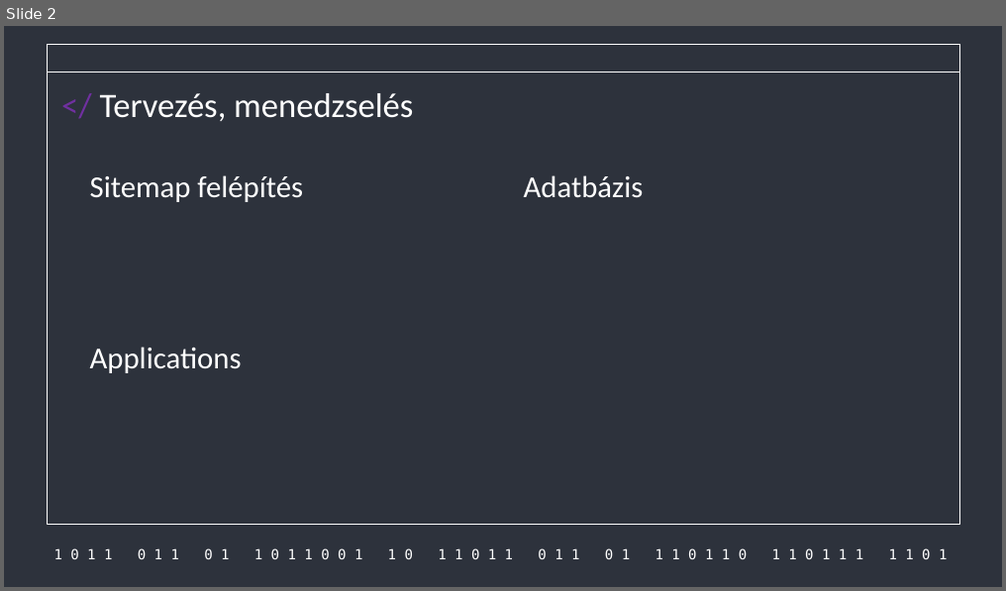
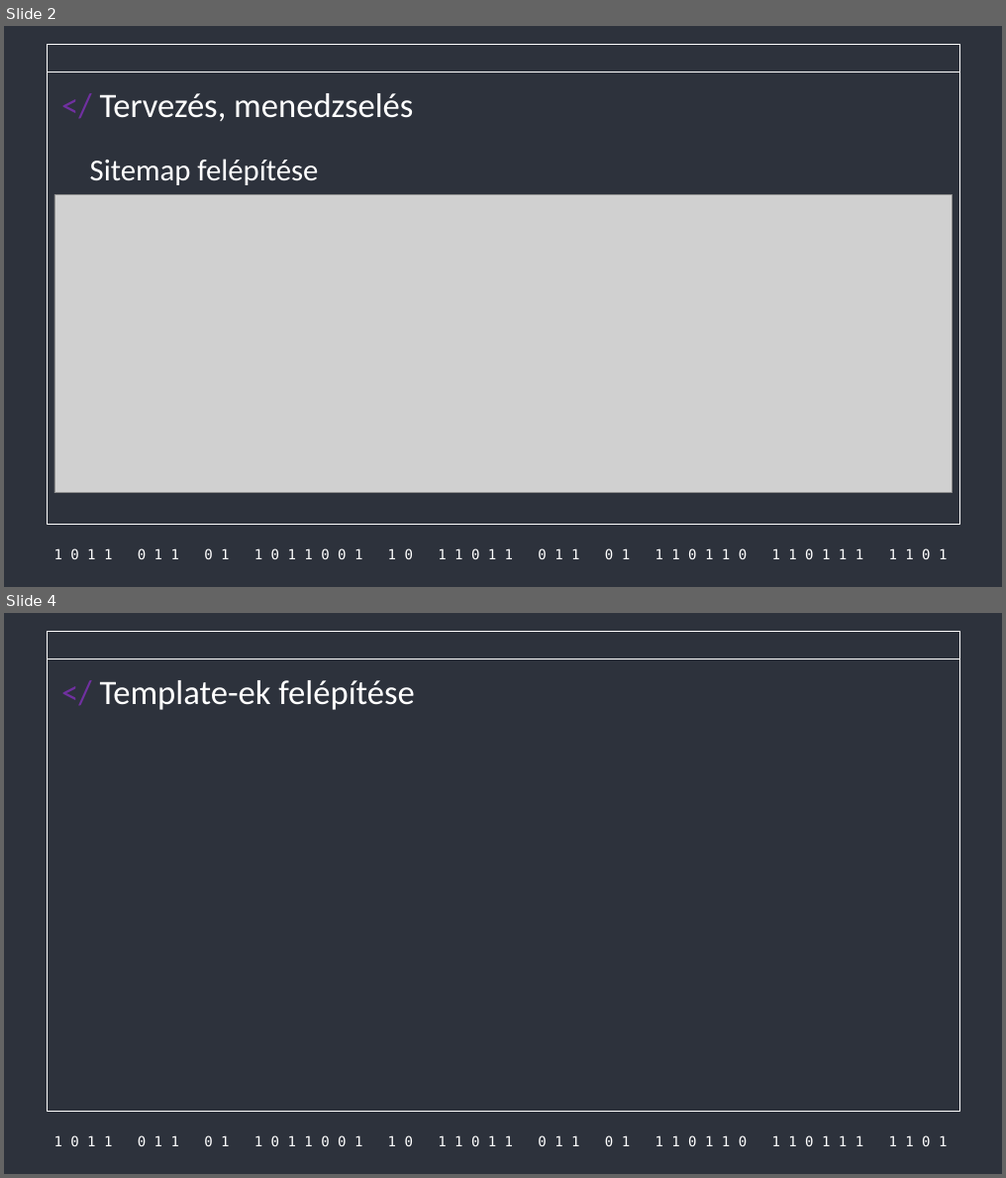
Before and after one commit to Acsilaa/dusza2024-25, a slide deck: gál része.pptx. Shown one above the other, each under a label of ours: slide 2 before the commit, slides 2 and 4 after it; the slides between them are not shown. The pictures are 1006x591 and 1006x1178 pixels, drawn with LibreOffice and Linux fonts; fonts in the diff are those of the drawing; grey boxes stand for pictures. Boxes give left, top, right and bottom in pixels: in the first picture for what was removed or moved away, otherwise in the second. Text is boxed around its words. In the diff, an @@ line names an element or a change of style, - is before the commit and + after.

```diff
--- a/gál része.pptx
+++ b/gál része.pptx
@@ slide 4 added at (4, 613, 1002, 1174), background #2D323C; not listed: 3 template elements that a slide beside it also shows @@
@@ title added at (100, 680, 414, 710), 33 pt, text #FFFFFF @@
+</ Template-ek felépítése
@@ slide 2 changed as well @@
@@ title at (90, 159, 318, 185): text changed @@
-Sitemap felépítés
+Sitemap felépítése
@@ picture added at (54, 194, 951, 493) @@
@@ title removed at (524, 175, 644, 198) @@
-Adatbázis
@@ title removed at (90, 347, 242, 373) @@
-Applications
```
Also in this commit, not shown: 1 other slide changed, 4 other slides added, 2 slides removed.
